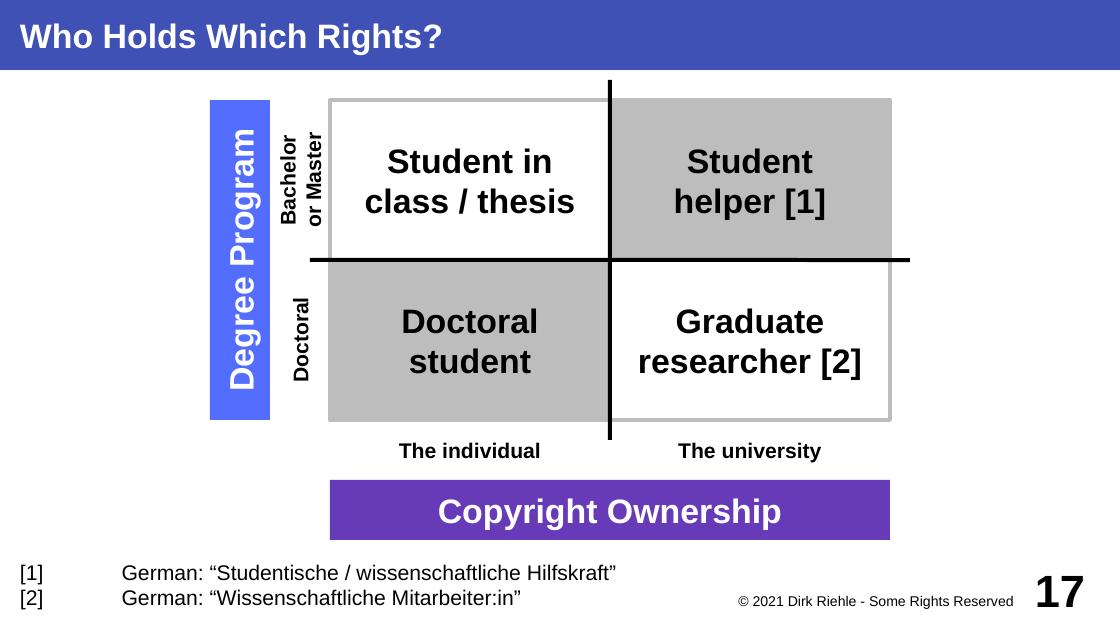
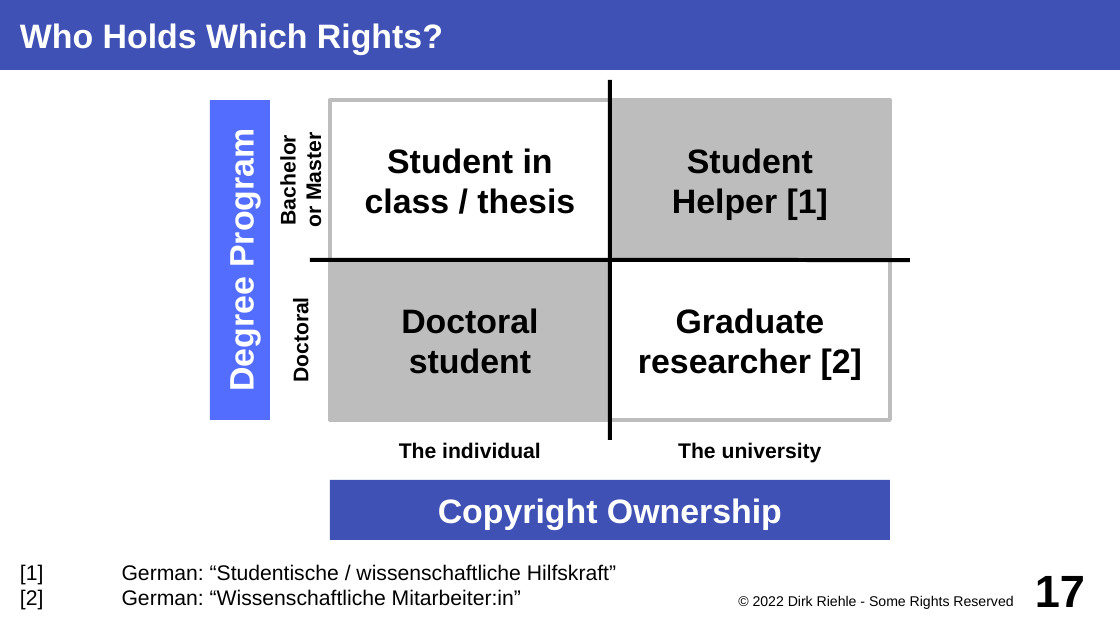
Before and after one commit to dirkriehle/coss-course, a slide deck: slide 17 of Lecture slides/COSS D03 - University Spin-offs.odp. Drawn at 1120x630 pixels with LibreOffice and Linux fonts; fonts in the diff are those of the drawing. Boxes give left, top, right and bottom in pixels: in the first picture for what was removed or moved away, otherwise in the second. Text is boxed around its words. In the diff, an @@ line names an element or a change of style, - is before the commit and + after.

```diff
--- a/Lecture slides/COSS D03 - University Spin-offs.odp
+++ b/Lecture slides/COSS D03 - University Spin-offs.odp
@@ text in rectangle at (672, 148, 828, 220): text changed @@
-Student
-helper [1]
+Student
+Helper [1]
@@ rectangle "Copyright Ownership" at (330, 480, 890, 540): fill #673AB7 to #3F51B5 @@
@@ text at (753, 595, 1013, 609): text changed @@
-© 2021 Dirk Riehle - Some Rights Reserved
+© 2022 Dirk Riehle - Some Rights Reserved
```
Also in this commit, not shown: 20 other slides changed, 1 slide removed, 8 other files.
